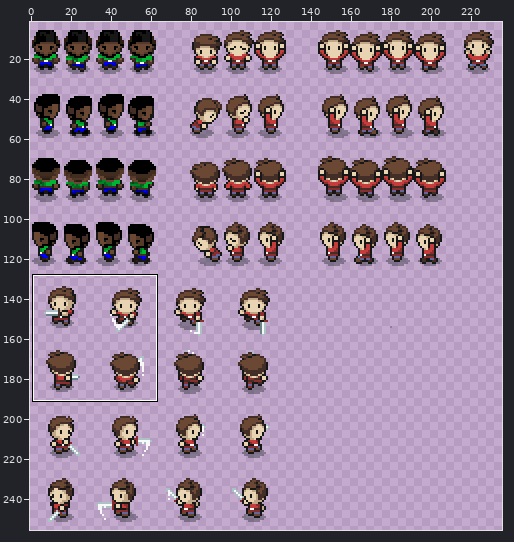
Edited in one commit: sprite sheet (ZeldaLike/ZeldaLikeProject/Assets/Art/gfx/character.png). The first picture is a wide view before the edit; the outline marks the close-up.
Close-up. The starting point:
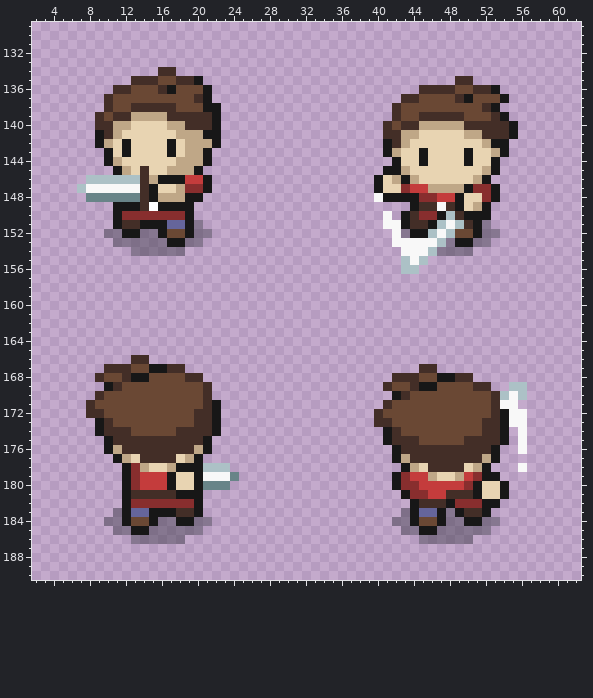
The file is 272x256 pixels. Pixels under 10% opacity are left out. Colours within 5 levels of each other are drawn and written as one. Shown: x 2..62, y 129..190. The wide view leaves out empty margins. The commit also changed other parts of the picture, which this record leaves out.
The same view after the edit:
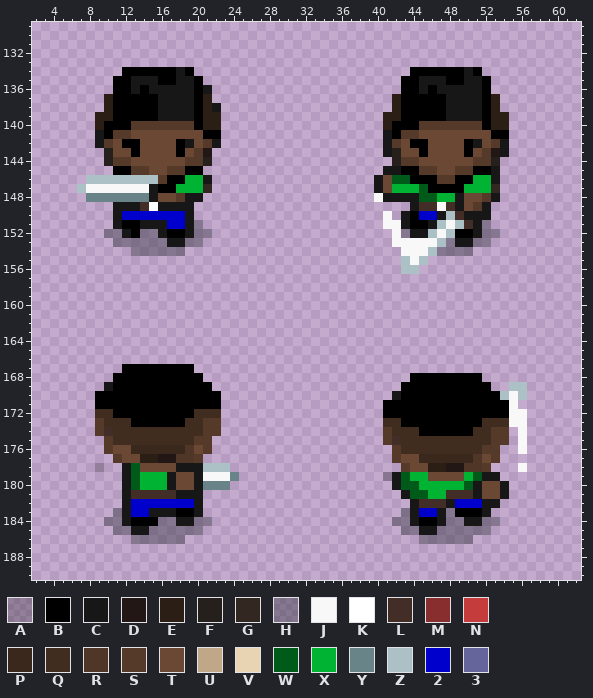
Palette (. is transparent): A #00000040  B #000000  C #171717  D #221714  E #2b1e15  F #26201c  G #332821  H #2a2b3566  J #f8f8f8  K #ffffff  L #432e27  M #882e2e  N #c43c3c  P #3b281d  Q #412c20  R #4f3627  S #553a2a  T #6a4834  U #bfa787  V #e8d4b2  W #005b1a  X #00b333  Y #688488  Z #acc1c6  2 #0000cc  3 #65659b
What changed:
@@ x 2..62 @@
 133 .............................................................
-134 ..............LL.............................................
-135 ...........LLLTTLLC............................LL............
-136 .........LLTTTLCTTTC.......................LLLLTTLLC.........
-137 ........LTTTTTTTTTLC.....................LLTTTTLCTTTC........
-138 ........LTTLLLLLTTTCC...................LTTTTTTTTTLC.........
-139 .......LTLLUUUULLLLLC...................LTTLLLLLTTTLC........
-140 .......LLUUVVVVUULLLC..................LTLLUUUUULLLLLC.......
-141 .......CLUVVVVVVUUUCC..................LLUUVVVVVUULLLC.......
-142 .......CUVCVVVVCVUUUC..................CLUVVVVVVVVUCC........
-143 ........CVCVVVVCVUUC...................CUVVCVVVVCVVUC........
-144 ........CUVVVVVVUUUC....................CVVCVVVVCVVC.........
-145 .........CUVLVVUUUC....................CCUVVVVVVVVUC.........
-146 ......ZZZZZZLUCCCNNC..................CVUCUVVVVVVUC..........
-147 .....ZJJJJJJLCVVUMMC..................CVVMNNUUUUCMMC.........
-148 ......YYYYYYLCUUUCC...................JCCCCMMNNCVVMC.........
-149 .........CCCLKCCCC........................CLLJLCVUC..........
-150 .........CMMMMMMMC.....................J.CLMMCZLCCC..........
-151 .........CLLCCC33CH....................JJCLLCZJZLCH..........
-152 ........HHCCHHCTTCHH....................JHCCZJZTTCHH.........
+134 ..........BBBBBBCB........................BBBBBBCB...........
+135 .........BBCCCBBCCB......................BBCCCBBCCB..........
+136 .........BBCBCCCCCBC.....................BBCBCCCCCB..........
+137 ........EBBBBBCCCCBE....................EBBBBBCCCCBE.........
+138 ........EBBBBBCCCCBEC...................EBBBBBCCCCBE.........
+139 .......EEBBBBBCCCCBEE..................EEBBBBBCCCCBEE........
+140 .......EBBBSSSSSSSBEE..................EBBBSSSSSSSBEE........
+141 .......CBSSTTTTTTTTBB..................CBSSTTTTTTTTBB........
+142 .......CSTBBTTTTBCTSC..................CSTBBTTTTBCTSC........
+143 ........FTTBTTTTBTSD...................CFTTBTTTTBTSDC........
+144 ........FSSTTTTTTSSF....................FSSTTTTTTSSF.........
+145 .........BBSSTTSSBB....................CCBBSSTTSSBBC.........
+146 ......ZZZZZZZZSBBXXC..................CTWWBBBSSBBXXC.........
+147 .....ZJJJJJJJCBBXXXG..................CTXXXWBBBBXXXG.........
+148 ......YYYYYYYCTTSCC...................JCCCCWWXXCTTSC.........
+149 .........CCCLKCCCC........................CLLJLCTSC..........
+150 .........C2222222C.....................J.CB22CZLCCC..........
+151 .........CBBCCC22CH....................JJCBBCZJZLCH..........
+152 ........HHCBHHCBBCHH....................JHCCZJZBBCHH.........
 153 .........HHHHHHCCHH.....................JJJJJZHCCHH..........
@@ x 2..62 @@
 165 .............................................................
-166 ...........LL................................................
-167 ........LLLTTCCLL..........................LL................
-168 .......LTTLCCTTTTLL.....................LLLTTCCLL............
-169 ........CLTTTTTTTTTL...................LTTLCCTTTTLL..ZZ......
-170 .......LTTTTTTTTTTTL....................CLTTTTTTTTTLZJZ......
-171 ......LTTTTTTTTTTTTLC..................LTTTTTTTTTTTLJJ.......
-172 ......LLTTTTTTTTTTLLC.................LTTTTTTTTTTTTLCJJ......
-173 .......CLTTTTTTTTTLLC.................LLTTTTTTTTTTLLCJJ......
-174 .......CLLLTTTTTLLLLC..................CLTTTTTTTTTLLC.J......
-175 ........CLLLLLLLLLLC...................CLLLTTTTTLLLLC.J......
-176 ........CULLLLLLLLUC....................CLLLLLLLLLLC..J......
-177 .........CUVLLLLVUC.....................CULLLLLLLLUC.........
-178 ..........CMUVVUCCCZZZ...................CUVLLLLVUC...J......
-179 ..........CMNNNCVVCJJJY.................CMNNUVVUNMCC.........
-180 ..........CMNNNCVVCYYY..................CMMNNNNNMCVVC........
-181 ..........CLLLLLCCC......................CMMNNLLLCVVC........
-182 ..........CMMMMMMMC.......................CLLLCMMMCC.........
-183 .........HC33CCCLLC......................HC33CHCLLC..........
-184 ........HHCTTCHHCCHH....................HHCTTCHHCCHH.........
+166 .............................................................
+167 ..........BBBBBBBB...........................................
+168 .........BBBBBBBBBB.......................BBBBBBBB...........
+169 ........CBBBBBBBBBBB.....................BBBBBBBBBB..ZZ......
+170 .......BBBBBBBBBBBBBB...................CBBBBBBBBBBBZJZ......
+171 .......BBBBBBBBBBBBBB..................BBBBBBBBBBBBBBJ.......
+172 .......QQBBBBBBBBBQQQ..................BBBBBBBBBBBBBBJJ......
+173 .......SQQQBBBBBBQQSS..................QQBBBBBBBBBQQQJJ......
+174 .......SLQQQQQQQQQQSS..................SQQQBBBBBBQQSS.J......
+175 ........SQQQQQQQQQSS...................SLQQQQQQQQQQSS.J......
+176 ........STTPPPPPPRTS....................SQQQQQQQQQSS..J......
+177 .........STTEEDDRRS.....................STTPPPPPPRTS.........
+178 .......A..CWTTTTCCCZZZ...................STTEEDDRRS...J......
+179 ..........CWXXXCTTCJJJY................ACWXXTTTTXWCC.........
+180 ..........CWXXXCTTCYYY..................CWWXXXXXWCTTC........
+181 ..........CLLLLLCCC......................CWWXXLLLCTTC........
+182 ..........C2222222C.......................CLLLC222CC.........
+183 .........HC22CCCBBC......................HC22CHBBBC..........
+184 ........HHCBBBHHCCHH....................HHCBBCHHCCHH.........
 185 .........HHCCHHHHHH......................HHCCHHHHHH..........
